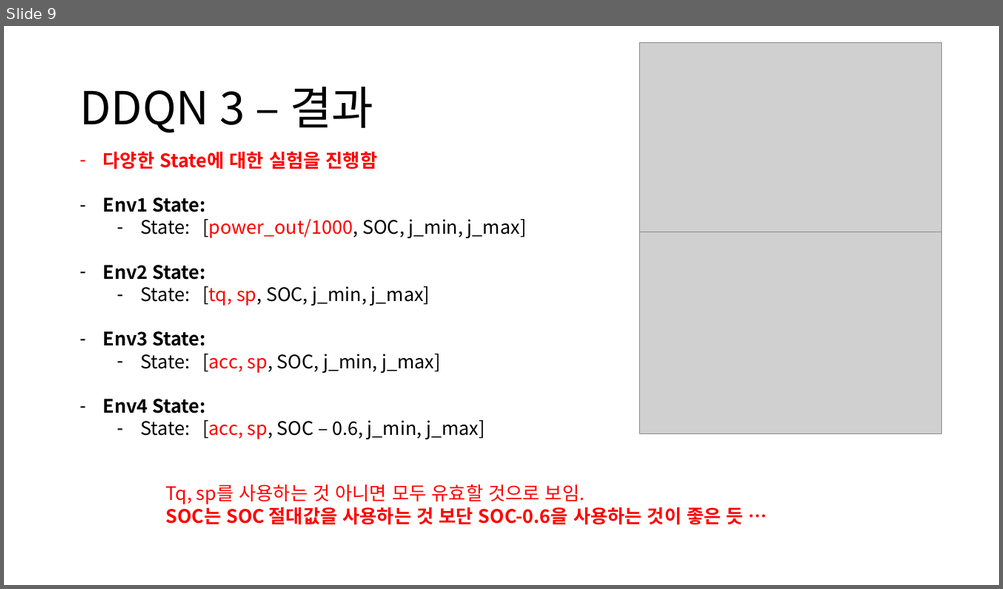
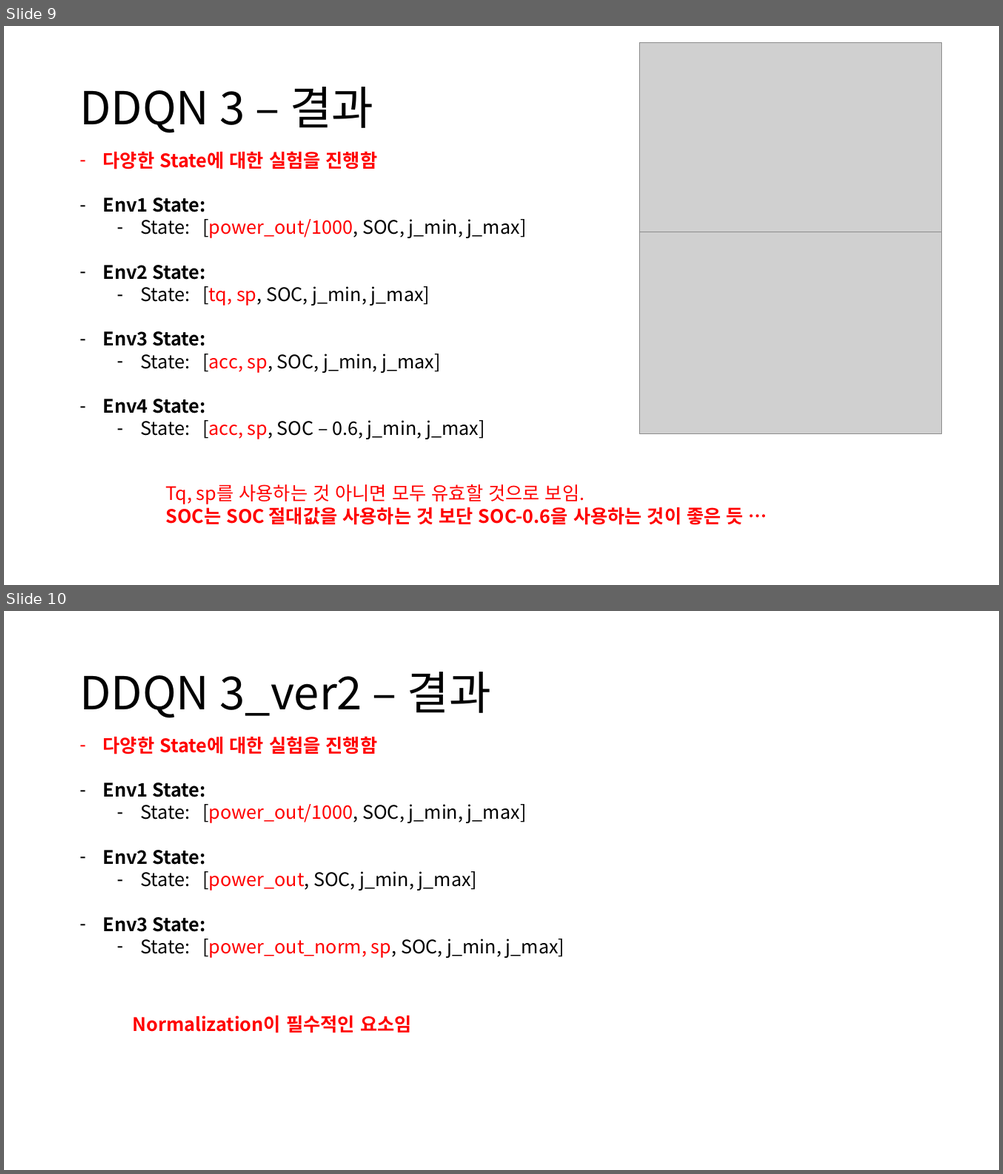
Before and after one commit to zidane89/experiment, a slide deck: 실험정리.pptx. Shown one above the other, each under a label of ours: slide 9 before the commit, slides 9 and 10 after it. The pictures are 1003x589 and 1003x1174 pixels, drawn with LibreOffice and Linux fonts; fonts in the diff are those of the drawing; grey boxes stand for pictures. Boxes give left, top, right and bottom in pixels: in the first picture for what was removed or moved away, otherwise in the second. Text is boxed around its words. In the diff, an @@ line names an element or a change of style, - is before the commit and + after.

```diff
--- a/실험정리.pptx
+++ b/실험정리.pptx
@@ slide 10 added at bbox=[4, 611, 999, 1170], background #FFFFFF @@
@@ title added at bbox=[79, 672, 491, 718], 44 pt, text #000000 @@
+DDQN 3_ver2 – 결과
@@ text added at bbox=[103, 736, 565, 958], 18 pt, text #000000 @@
+– 다양한 State에 대한 실험을 진행함
+– Env1 State:
+  – State: [power_out/1000, SOC, j_min, j_max]
+– Env2 State:
+  – State: [power_out, SOC, j_min, j_max]
+– Env3 State:
+  – State: [power_out_norm, sp, SOC, j_min, j_max]
@@ text added at bbox=[133, 1016, 412, 1034], 18 pt, text #FF0000, bold @@
+Normalization이 필수적인 요소임
```
Also in this commit, not shown: 3 other files.
